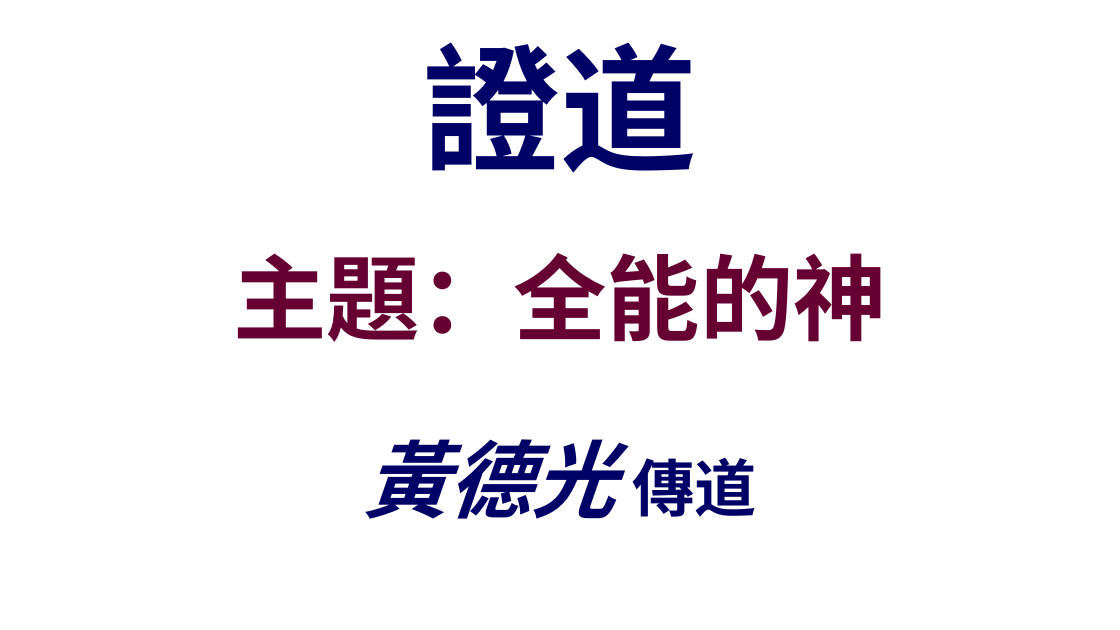
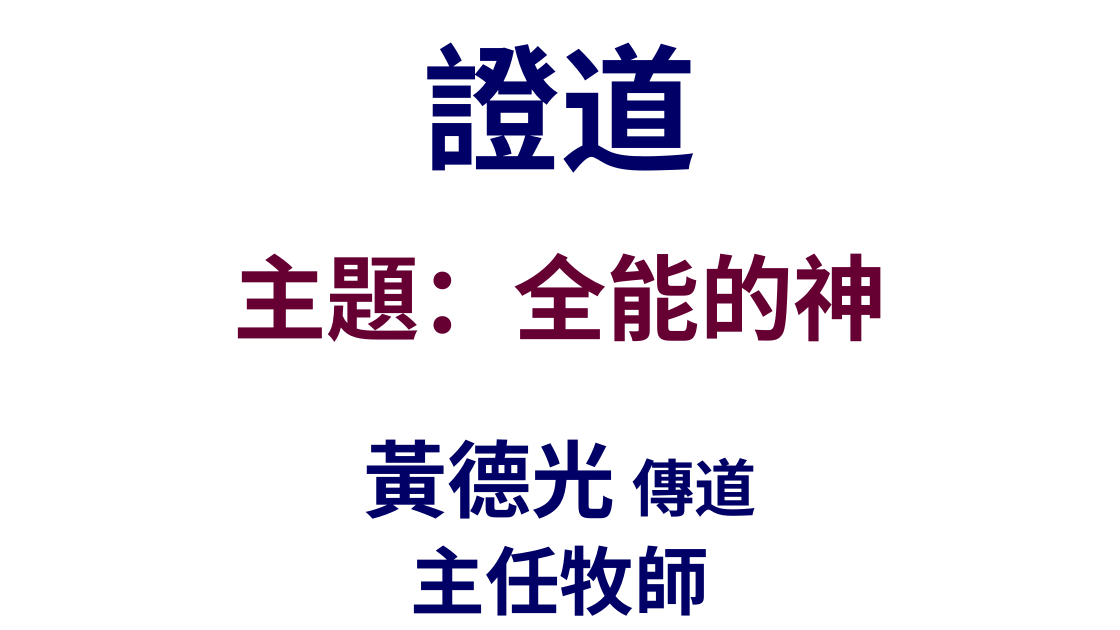
Before and after one commit to batisuoc/other-ppts, a slide deck: slide 18 of 崇拜流程_version02.pptx. Drawn at 1120x630 pixels with LibreOffice and Linux fonts; fonts in the diff are those of the drawing; background and template pictures are left out. Boxes give left, top, right and bottom in pixels: in the first picture for what was removed or moved away, otherwise in the second. Text is boxed around its words. In the diff, an @@ line names an element or a change of style, - is before the commit and + after.

Commit message:
Update ppts

```diff
--- a/崇拜流程_version02.pptx
+++ b/崇拜流程_version02.pptx
@@ text "黃德光 傳道" at bbox=[363, 439, 756, 519]: italic off in "黃德光" @@
@@ text added at bbox=[411, 545, 710, 616], 48 pt, text #000066, bold @@
+主任牧師
```
